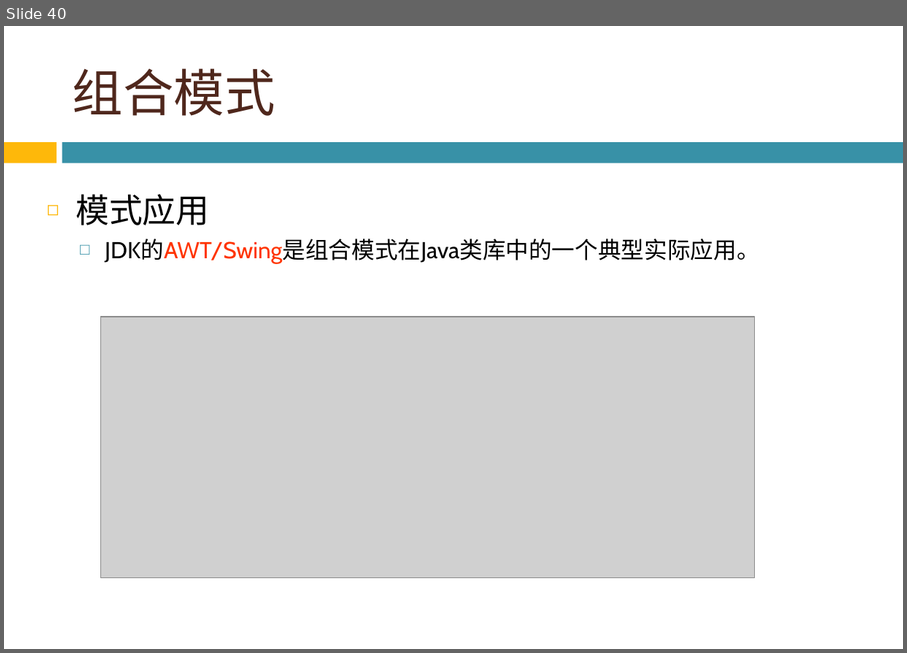
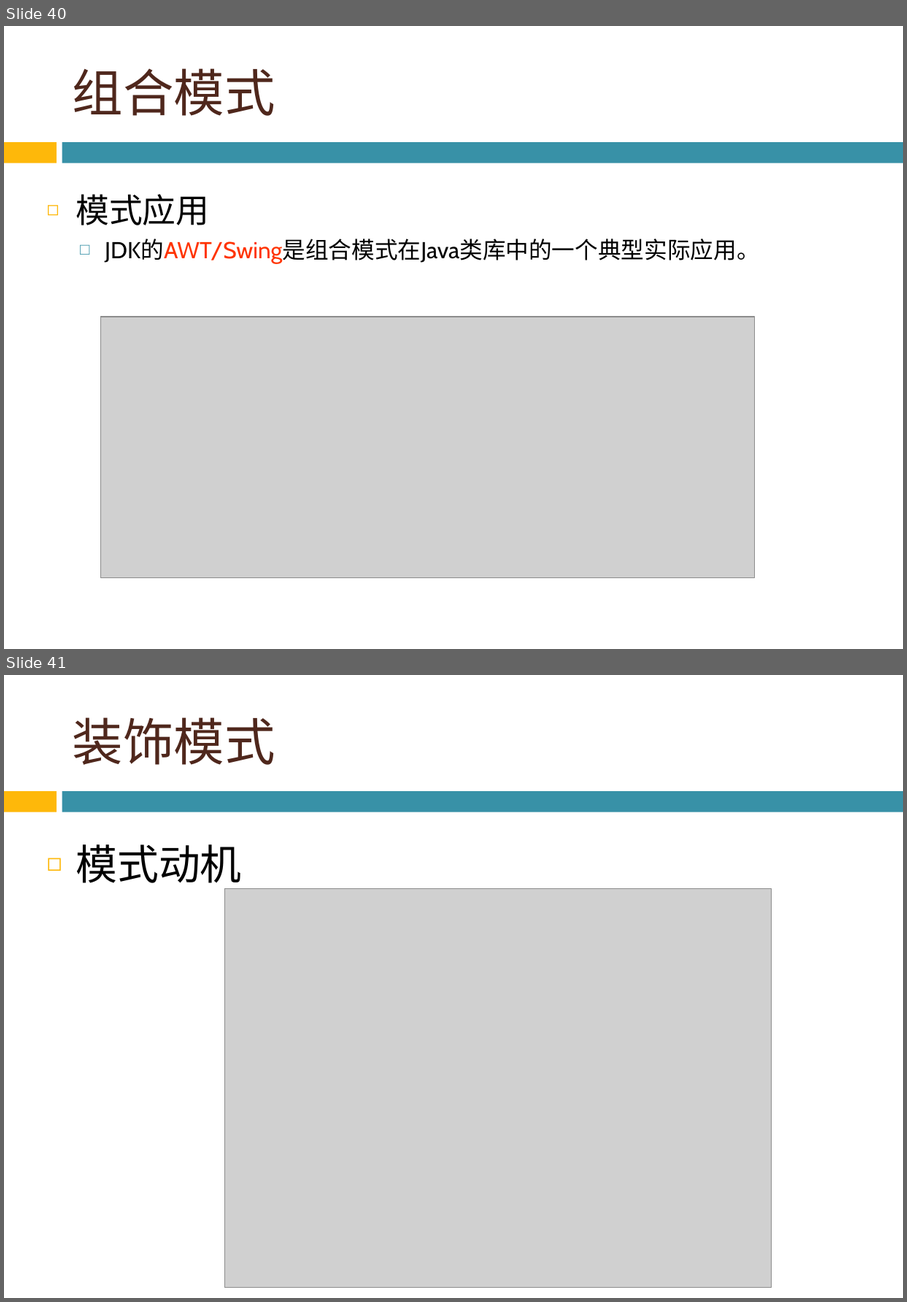
Before and after one commit to bonkboykz/jz81.github.io, a slide deck: course/smt/LectureNotes/(Spring2016)Lecture7.pptx. Shown one above the other, each under a label of ours: slide 40 before the commit, slides 40 and 41 after it. The pictures are 907x653 and 907x1302 pixels, drawn with LibreOffice and Linux fonts; fonts in the diff are those of the drawing; grey boxes stand for pictures; background and template pictures are left out. Boxes give left, top, right and bottom in pixels: in the first picture for what was removed or moved away, otherwise in the second. Text is boxed around its words. In the diff, an @@ line names an element or a change of style, - is before the commit and + after.

```diff
--- a/course/smt/LectureNotes/(Spring2016)Lecture7.pptx
+++ b/course/smt/LectureNotes/(Spring2016)Lecture7.pptx
@@ slide 41 added at [4, 675, 903, 1298], background picture (left out); not listed: 2 template elements that a slide beside it also shows @@
@@ title added at [73, 717, 276, 765], 44 pt, text #4F271C @@
+装饰模式
@@ text added at [76, 844, 241, 890], 36 pt, text #000000 @@
+◻ 模式动机
@@ picture added at [225, 888, 771, 1287] @@
```
Also in this commit, not shown: 1 slide changed, 33 other slides added.
